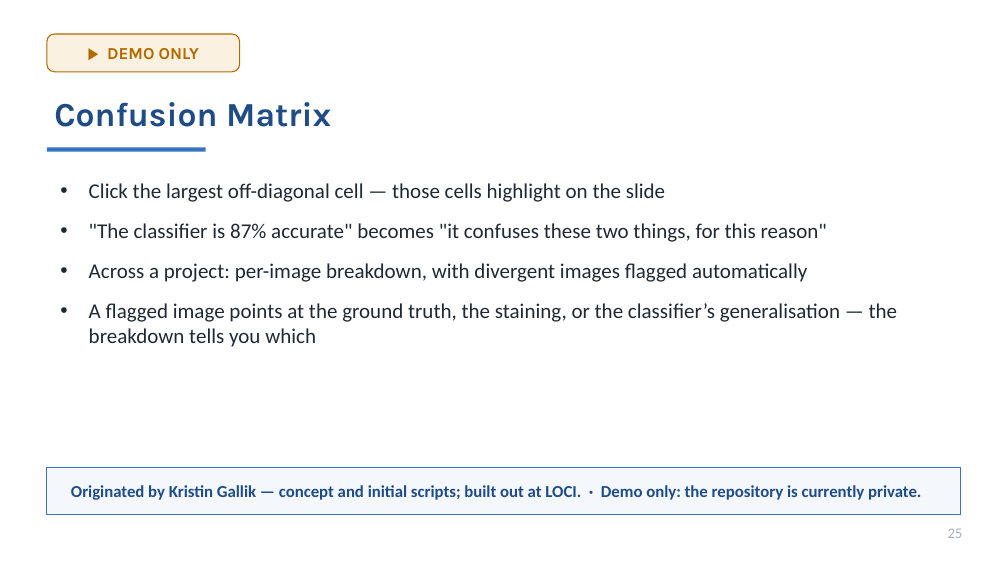
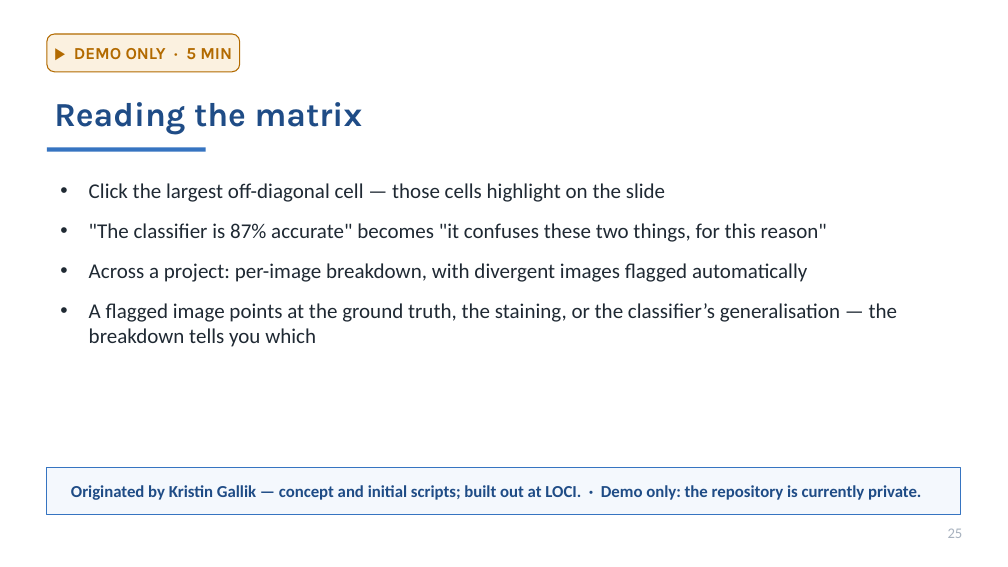
Before and after one commit to MichaelSNelson/BINA-I2K-2026-QuPath-Extensions, a slide deck: slide 25 of I2K_2026_QuPath_Extensions.pptx. Drawn at 1008x567 pixels with LibreOffice and Linux fonts; fonts in the diff are those of the drawing. Boxes give left, top, right and bottom in pixels: in the first picture for what was removed or moved away, otherwise in the second. Text is boxed around its words. In the diff, an @@ line names an element or a change of style, - is before the commit and + after.

```diff
--- a/I2K_2026_QuPath_Extensions.pptx
+++ b/I2K_2026_QuPath_Extensions.pptx
@@ text at bbox=[74, 48, 232, 60]: text changed @@
-▶ DEMO ONLY
+▶ DEMO ONLY · 5 MIN
@@ text at bbox=[54, 102, 363, 135]: text changed @@
-Confusion Matrix
+Reading the matrix
```
Also in this commit, not shown: 8 other slides changed, 1 other file.
